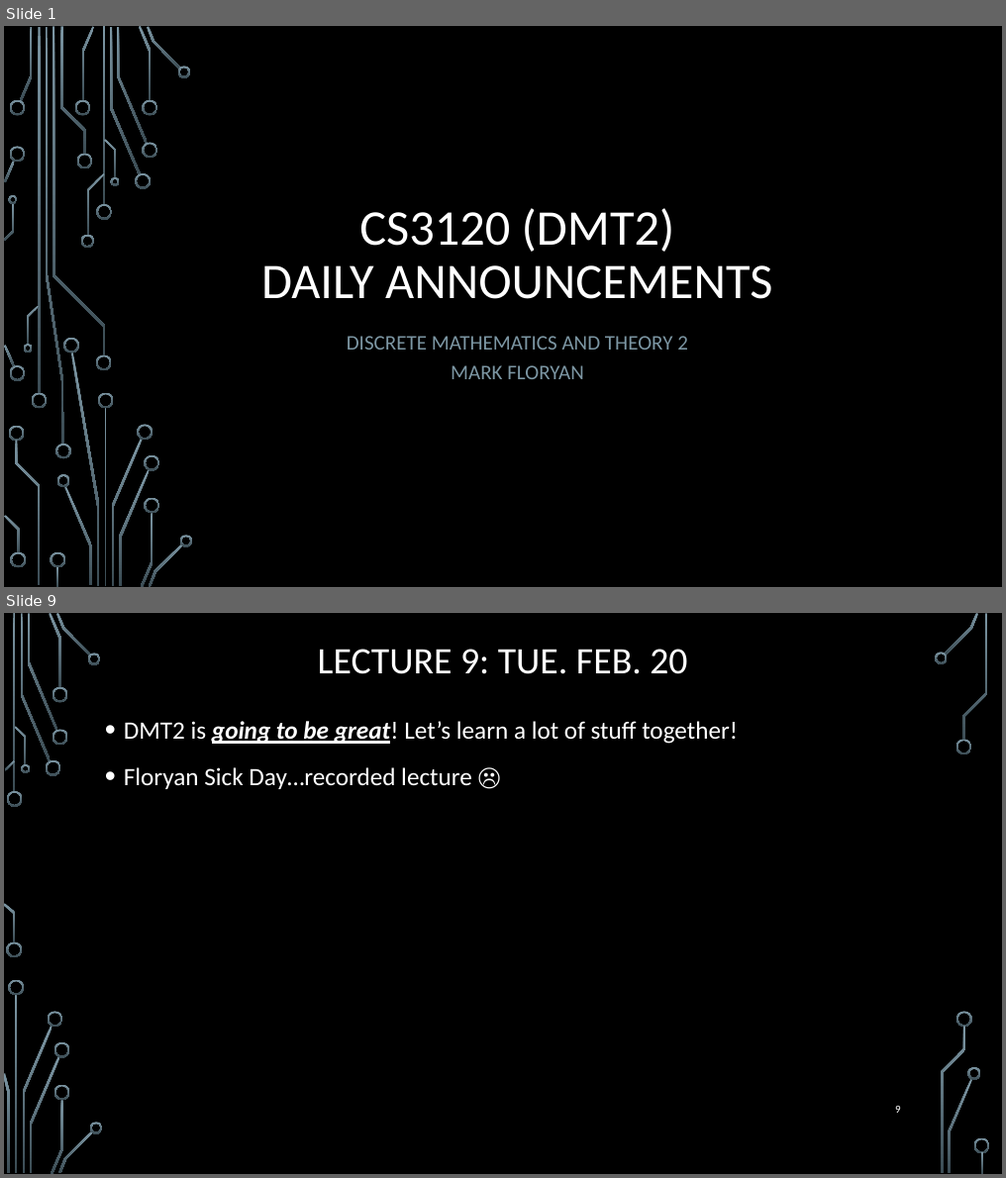
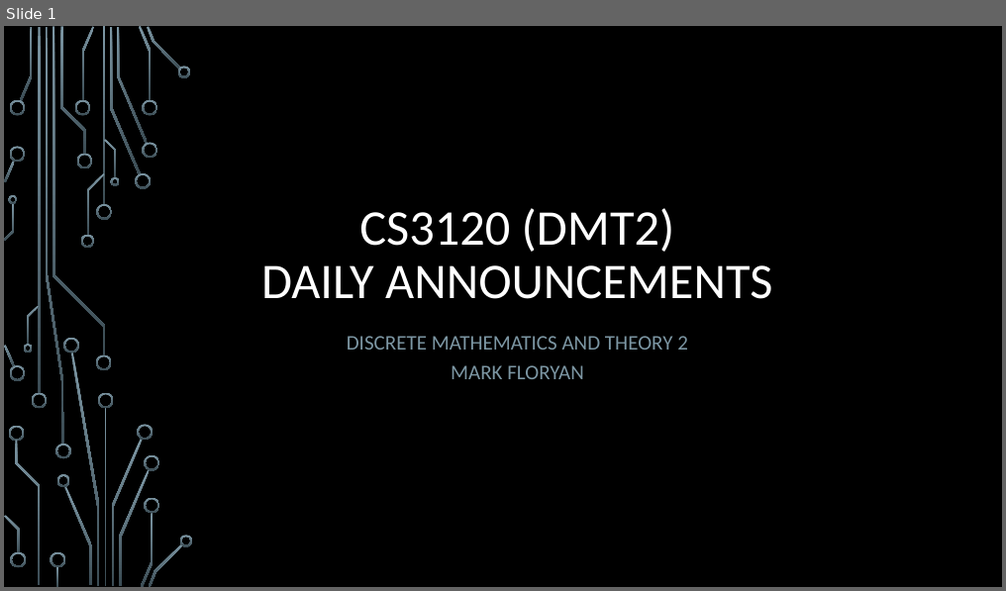
Before and after one commit to markfloryan/dmt2, a slide deck: slides/00-DailyAnnouncements.pptx. Shown one above the other, each under a label of ours: slides 1 and 9 before the commit, slide 1 after it; the slides between them are not shown. The pictures are 1006x1178 and 1006x591 pixels, drawn with LibreOffice and Linux fonts; fonts in the diff are those of the drawing; background and template pictures are left out. Boxes give left, top, right and bottom in pixels: in the first picture for what was removed or moved away, otherwise in the second. Text is boxed around its words. In the diff, an @@ line names an element or a change of style, - is before the commit and + after.

```diff
--- a/slides/00-DailyAnnouncements.pptx
+++ b/slides/00-DailyAnnouncements.pptx
@@ slide 9 removed at [4,613,1002,1174], background picture (left out) @@
@@ title removed at [318,649,687,674] @@
-LECTURE 9: TUE. FEB. 20
@@ text removed at [124,721,738,789] @@
-• DMT2 is going to be great! Let’s learn a lot of stuff together!
-• Floryan Sick Day…recorded lecture ☹
@@ page number removed at [895,1106,901,1113] @@
-9
@@ group removed at [4,613,990,1174]: 33 freeform shapes, 3 rectangles @@
```
Also in this commit, not shown: 1 slide changed, 20 other slides removed, 3 other files.
